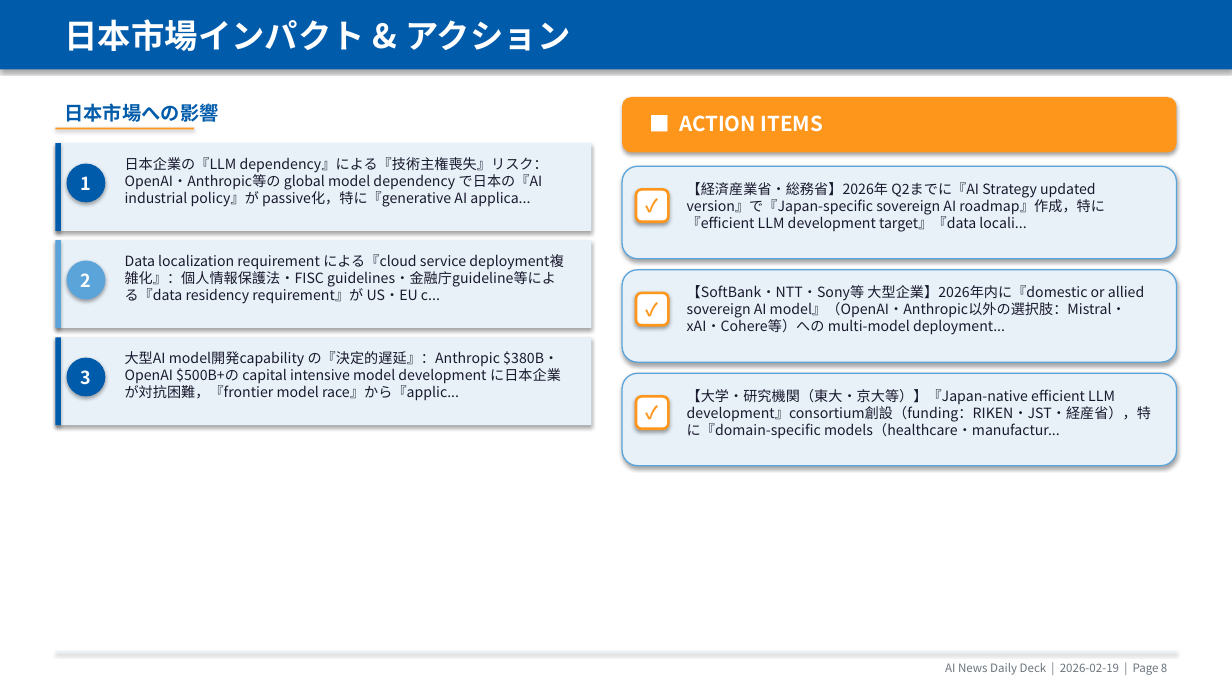
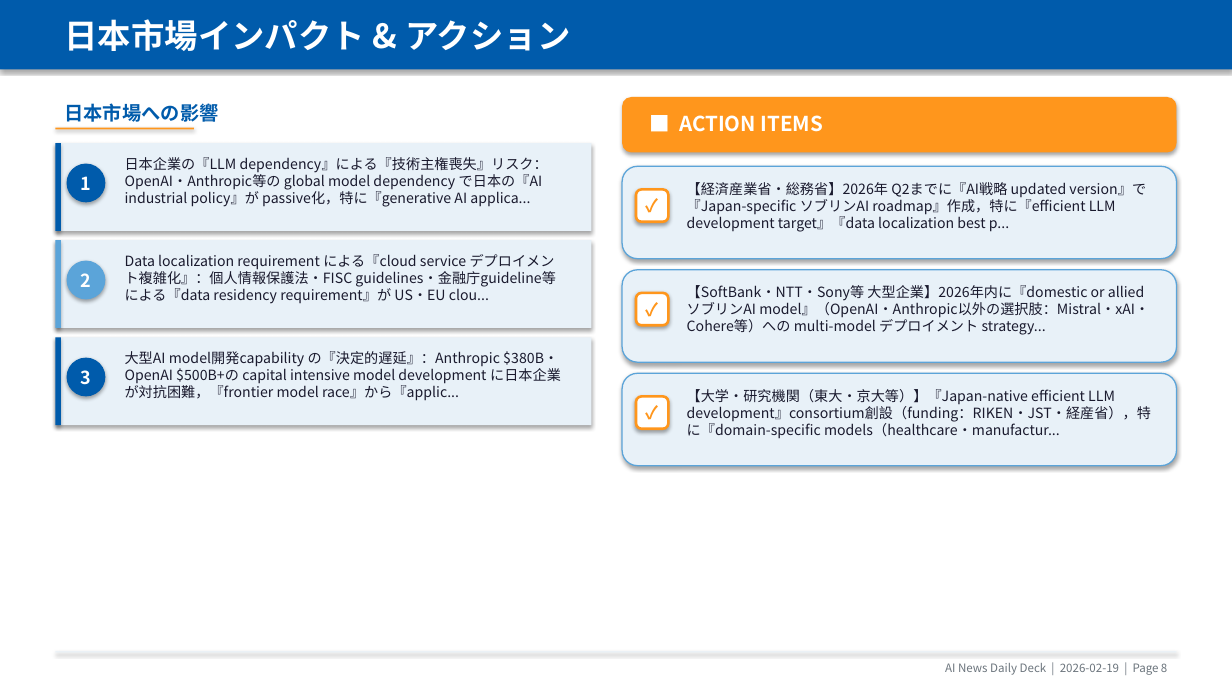
Before and after one commit to chel2311/ai-news-deck-reports, a slide deck: slide 9 of 2026-02-19/report_2026-02-19.pptx. Drawn at 1232x693 pixels with LibreOffice and Linux fonts; fonts in the diff are those of the drawing. Boxes give left, top, right and bottom in pixels: in the first picture for what was removed or moved away, otherwise in the second. Text is boxed around its words. In the diff, an @@ line names an element or a change of style, - is before the commit and + after.

```diff
--- a/2026-02-19/report_2026-02-19.pptx
+++ b/2026-02-19/report_2026-02-19.pptx
@@ text at box(687, 182, 1146, 232): text changed @@
-【経済産業省・総務省】2026年 Q2までに『AI Strategy updated version』で『Japan-specific sovereign AI roadmap』作成，特に『efficient LLM development target』『data locali...
+【経済産業省・総務省】2026年 Q2までに『AI戦略 updated version』で『Japan-specific ソブリンAI roadmap』作成，特に『efficient LLM development target』『data localization best p...
@@ text at box(125, 254, 556, 304): text changed @@
-Data localization requirement による『cloud service deployment複雑化』：個人情報保護法・FISC guidelines・金融庁guideline等による『data residency requirement』が US・EU c...
+Data localization requirement による『cloud service デプロイメント複雑化』：個人情報保護法・FISC guidelines・金融庁guideline等による『data residency requirement』が US・EU clou...
@@ text at box(687, 285, 1149, 335): text changed @@
-【SoftBank・NTT・Sony等 大型企業】2026年内に『domestic or allied sovereign AI model』（OpenAI・Anthropic以外の選択肢：Mistral・xAI・Cohere等）への multi-model deployment...
+【SoftBank・NTT・Sony等 大型企業】2026年内に『domestic or allied ソブリンAI model』（OpenAI・Anthropic以外の選択肢：Mistral・xAI・Cohere等）への multi-model デプロイメント strategy...
```
Also in this commit, not shown: 5 other slides changed, 3 other files.
